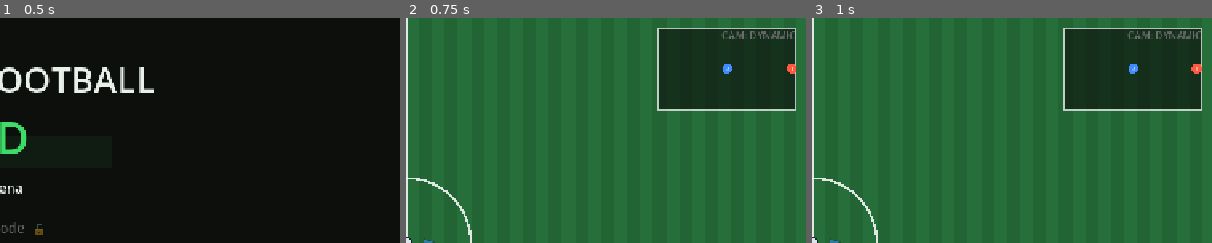
Above: before the commit, frames 1-3 (left to right).
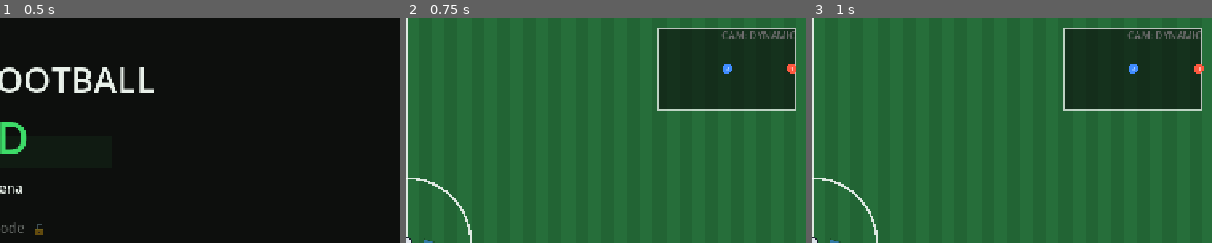
Above: after the commit, the same moments.

Repository: RidgeBridgeStudios/PowerFootball-2D
Game: Godot game, scene res://ui/MainMenu.tscn
Same seed, same stepped clock (60 frames per second), same inputs: the game is played once before the commit and once after it.
Inputs:
- Up to frame 1 (0.5 s): no input
- Up to frame 2 (0.75 s): click "🏟 Practice Arena" at 0.5 s
- Up to frame 3 (1 s): no input
The pictures show only the part of the screen within x 50-100%, y 0-50%; the shares and areas given below are measured in that part.

Frame 1 is identical in both runs. In frame 3, less than 0.1% of the frame differs, in the area x 94-98%, y 20-25%.

Commit message:
fix(goalkeeper): derive patrol/dive line from boundary instead of stale spawn_x
Patrol and dive-intercept X now read pitch_boundary.get_goal_centre(team).x at the point of use; the _ready() snapshot (captured scene-default transform before reset_for_kickoff() ever repositioned players) is removed, so the keeper holds the goal line from the first frame and across end swaps.

_spawn_x is kept only as a cache refreshed by the new PlayerBrain.refresh_spawn_position(), called from PitchScene.reset_for_kickoff() for goalkeeper players after every reposition. Dive guard tolerance widened to time_to_line < -0.12 (120ms); GOALIE_DIVE_DOT_THRESHOLD lowered 0.7 -> 0.55 (~56 degree cone) to catch angled near/far-post shots.

Diff:
--- a/entities/player/PlayerBrain.gd
+++ b/entities/player/PlayerBrain.gd
@@ -35,8 +35,9 @@
 ##     the cached off-ball target so the new shape is steered to on the very
 ##     next frame rather than at the next decision tick.
 ##
-## Exposes: bind_ball(), bind_boundary(), evaluate_tactical_action(),
-##          calculate_pressure_index(), get_target_position(), ball
+## Exposes: bind_ball(), bind_boundary(), refresh_spawn_position(),
+##          evaluate_tactical_action(), calculate_pressure_index(),
+##          get_target_position(), ball
 ##
 
 class_name PlayerBrain
@@ -95,8 +96,10 @@
 const ARRIVE_RADIUS: float = 24.0
 
 ## Minimum ball-velocity-to-goal alignment (dot product) for the goalkeeper's
-## per-frame dive trigger to treat the ball as a shot on target.
-const GOALIE_DIVE_DOT_THRESHOLD: float = 0.7
+## per-frame dive trigger to treat the ball as a shot on target. 0.55 admits
+## shots within ~56° of straight at goal — angled near/far-post efforts —
+## without triggering dives on clearances only vaguely goalward.
+const GOALIE_DIVE_DOT_THRESHOLD: float = 0.55
 ## Ball speed above which an aligned ground shot counts as a dive threat; an
 ## airborne ball qualifies regardless of speed.
 const GOALIE_DIVE_SPEED_THRESHOLD: float = 200.0
@@ -129,8 +132,10 @@
 var pitch_boundary: PitchBoundary = null
 var current_action: StringName = &"MaintainFormation"
 
-## Goalkeeper's own spawn X, captured once in _ready(). GoaliePatrol locks to
-## this forever — the keeper never advances off it except mid-dive.
+## Cached goalkeeper goal-line X kept for future consumers (rushes, GK swaps).
+## Refreshed by refresh_spawn_position() whenever PitchScene repositions
+## players; the live patrol/dive logic derives the line from pitch_boundary at
+## the point of use and never reads this cache.
 var _spawn_x: float = 0.0
 ## Counts down while a committed GoalieDive is in progress.
 var _goalie_dive_timer: float = 0.0
@@ -183,8 +188,6 @@
 	if formation_anchor == Vector2.ZERO and player != null:
 		formation_anchor = player.global_position
 	_cached_space_target = formation_anchor
-	if player != null:
-		_spawn_x = player.global_position.x
 
 	GameEvents.formation_anchors_changed.connect(_on_formation_changed)
 
@@ -198,6 +201,17 @@
 ## distance to its own goal centre.
 func bind_boundary(b: PitchBoundary) -> void:
 	pitch_boundary = b
+
+
+## Re-derives the cached goalkeeper goal-line X from the boundary. PitchScene
+## calls this after repositioning players (reset_for_kickoff(), end swaps) so
+## any future consumer of the cache never reads a stale spawn value. Patrol and
+## dive logic deliberately do not depend on this cache — they derive the line
+## from pitch_boundary at the point of use — so a missed refresh can never
+## break keeper positioning again.
+func refresh_spawn_position() -> void:
+	if pitch_boundary != null and player != null:
+		_spawn_x = pitch_boundary.get_goal_centre(player.team).x
 
 
 ## False for a goalkeeper once the ball is within 50px of their own goal's
@@ -316,14 +330,17 @@
 		return
 
 	# Y-intercept of the ball's current velocity line with the keeper's own
-	# spawn_x — a straight-line projection, not a multi-step trajectory walk.
+	# goal line (the same X the patrol derives live from the boundary) — a
+	# straight-line projection, not a multi-step trajectory walk.
 	if is_zero_approx(ball_vel.x):
 		return
-	var time_to_line: float = (_spawn_x - ball.global_position.x) / ball_vel.x
-	if time_to_line < 0.0:
-		return
-
-	_cached_intercept = Vector2(_spawn_x, ball.global_position.y + ball_vel.y * time_to_line)
+	var time_to_line: float = (goal_centre.x - ball.global_position.x) / ball_vel.x
+	# 120ms tolerance: a keeper can still palm a ball that has barely crossed
+	# the line, so a strictly negative time_to_line must not kill the dive.
+	if time_to_line < -0.12:
+		return
+
+	_cached_intercept = Vector2(goal_centre.x, ball.global_position.y + ball_vel.y * time_to_line)
 	current_action = &"GoalieDive"
 	_goalie_dive_timer = GOALIE_DIVE_DURATION
 
@@ -1077,9 +1094,10 @@
 
 
 ## Goal-line lock steering: patrol slides along Y between the posts, tracking
-## the ball, while X never leaves spawn_x except during a committed dive.
-## Replaces the outfield seek/separation/spring blend entirely — a keeper's
-## movement model is fundamentally different from an outfield player's.
+## the ball, while X stays on the goal line derived from pitch_boundary except
+## during a committed dive. Replaces the outfield seek/separation/spring blend
+## entirely — a keeper's movement model is fundamentally different from an
+## outfield player's.
 func _steer_goalkeeper() -> Vector2:
 	if player == null or ball == null:
 		return Vector2.ZERO
@@ -1109,15 +1127,18 @@
 	return offset.normalized() * proximity_factor
 
 
-## World-space patrol point: locked to spawn_x, sliding along Y between the
-## goal posts to track the ball. Shared by _steer_goalkeeper() and
-## get_target_position() so the two never drift out of sync.
+## World-space patrol point: locked to the goal-line X derived live from
+## pitch_boundary, sliding along Y between the goal posts to track the ball.
+## Shared by _steer_goalkeeper() and get_target_position() so the two never
+## drift out of sync. Deriving the line here instead of trusting a cached
+## spawn X makes the patrol correct from the very first frame and lets it
+## follow the keeper's goal automatically across end swaps.
 func _goalie_patrol_target() -> Vector2:
 	if pitch_boundary == null or player == null or ball == null:
 		return formation_anchor
 	var goal_centre: Vector2 = pitch_boundary.get_goal_centre(player.team)
 	var half_mouth: float = pitch_boundary.goal_mouth_height * 0.5
-	return Vector2(_spawn_x, clampf(ball.global_position.y, goal_centre.y - half_mouth, goal_centre.y + half_mouth))
+	return Vector2(goal_centre.x, clampf(ball.global_position.y, goal_centre.y - half_mouth, goal_centre.y + half_mouth))
 
 
 ## Enables/disables the goalkeeper's crowd-knockdown hitbox for the duration
--- a/pitch/PitchScene.gd
+++ b/pitch/PitchScene.gd
@@ -564,6 +564,13 @@
 		player.velocity = Vector2.ZERO
 		player.movement_intent = Vector2.ZERO
 		player.state_factory.transition_to(PlayerState.SET_PIECE_FREEZE)
+		# After every reposition (first kickoff, post-goal restarts, end swaps)
+		# refresh a goalkeeper's cached goal-line X so any future consumer of
+		# the cache never reads a stale spawn value. Patrol and dive logic
+		# derive the line live from the boundary, so this is cache hygiene,
+		# not correctness of the current movement model.
+		if player.brain != null and player.brain.is_goalkeeper:
+			player.brain.refresh_spawn_position()
 
 
 ## Camera feel. Kept here deliberately small.
